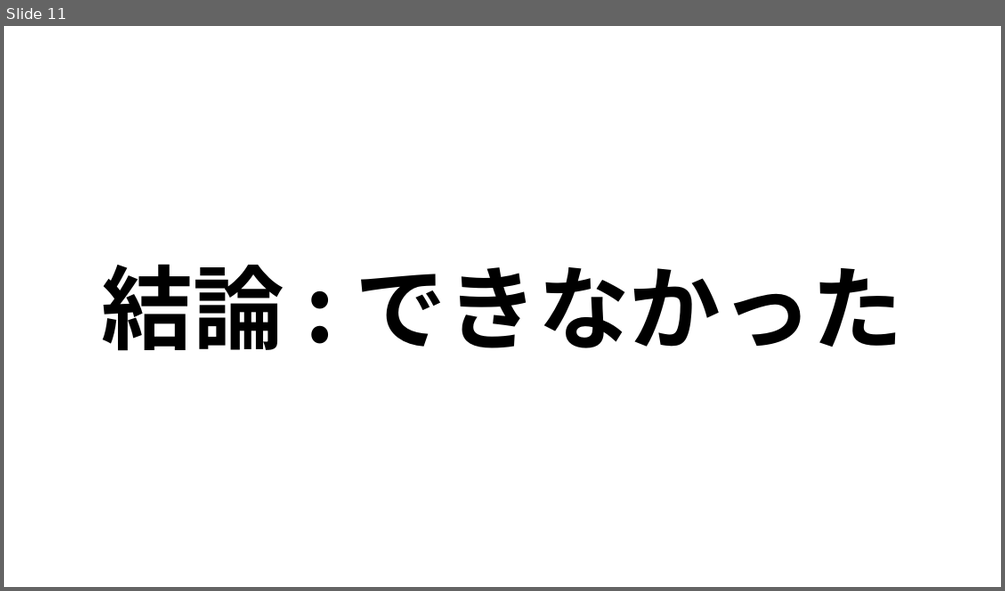
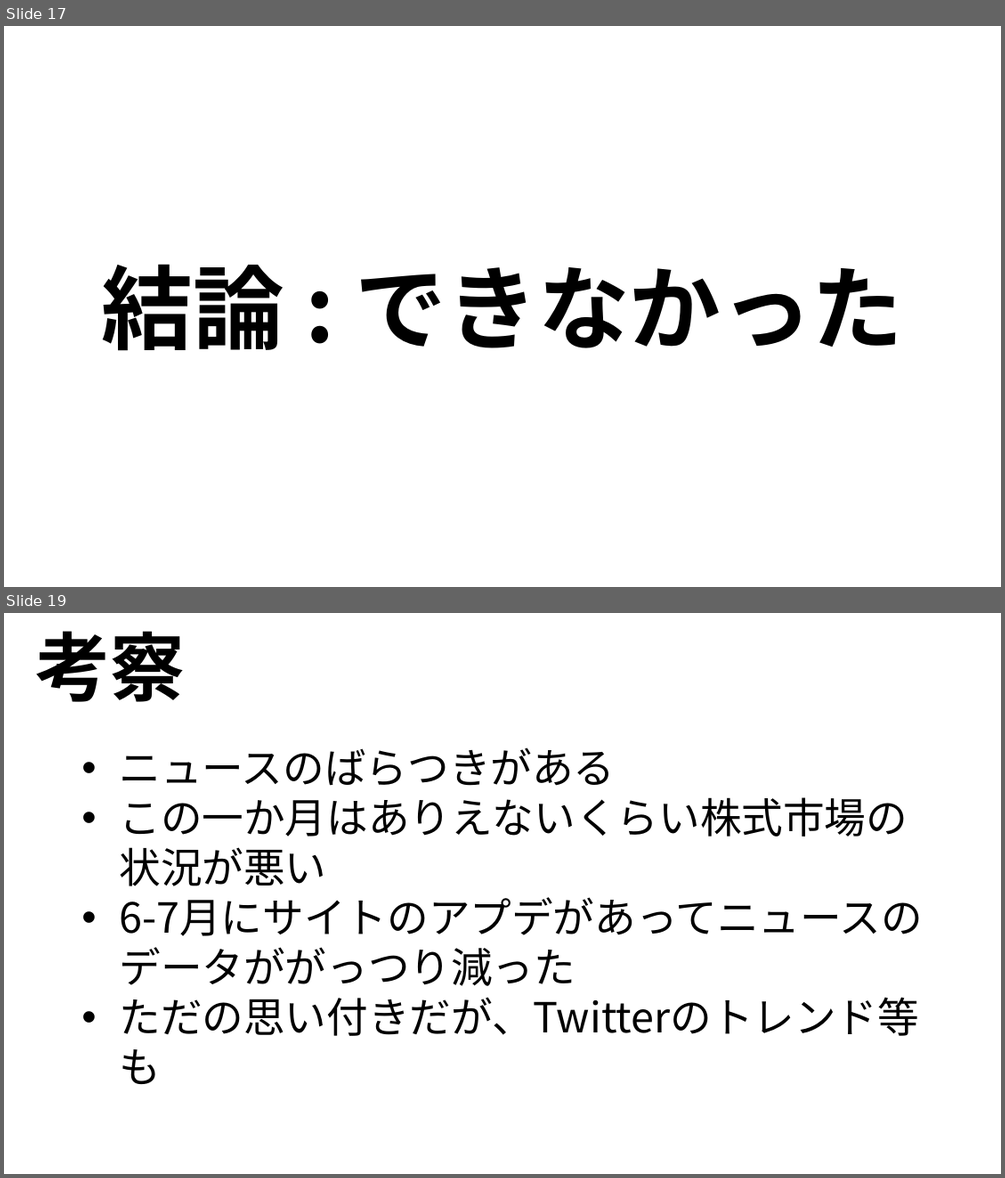
Before and after one commit to ryoww/PBL_stock, a slide deck: 最終報告.pptx. Shown one above the other, each under a label of ours: slide 11 before the commit, slides 17 and 19 after it; the slides between them are not shown. The pictures are 1005x591 and 1005x1178 pixels, drawn with LibreOffice and Linux fonts; fonts in the diff are those of the drawing. Boxes give left, top, right and bottom in pixels: in the first picture for what was removed or moved away, otherwise in the second. Text is boxed around its words. In the diff, an @@ line names an element or a change of style, - is before the commit and + after.

```diff
--- a/最終報告.pptx
+++ b/最終報告.pptx
@@ slide 19 added at (4, 613, 1001, 1174), background #FFFFFF @@
@@ text added at (36, 631, 186, 702), 72 pt, text #000000, bold @@
+考察
@@ text added at (119, 747, 922, 1036), 40 pt, text #000000 @@
+• ニュースのばらつきがある
+• この一か月はありえないくらい株式市場の状況が悪い
+• 6-7月にサイトのアプデがあってニュースのデータががっつり減った
+• ただの思い付きだが、Twitterのトレンド等も
@@ what was slide 11 is now slide 17 @@
```
Also in this commit, not shown: 1 slide changed, 8 other slides added, 1 slide removed, 3 other files.
